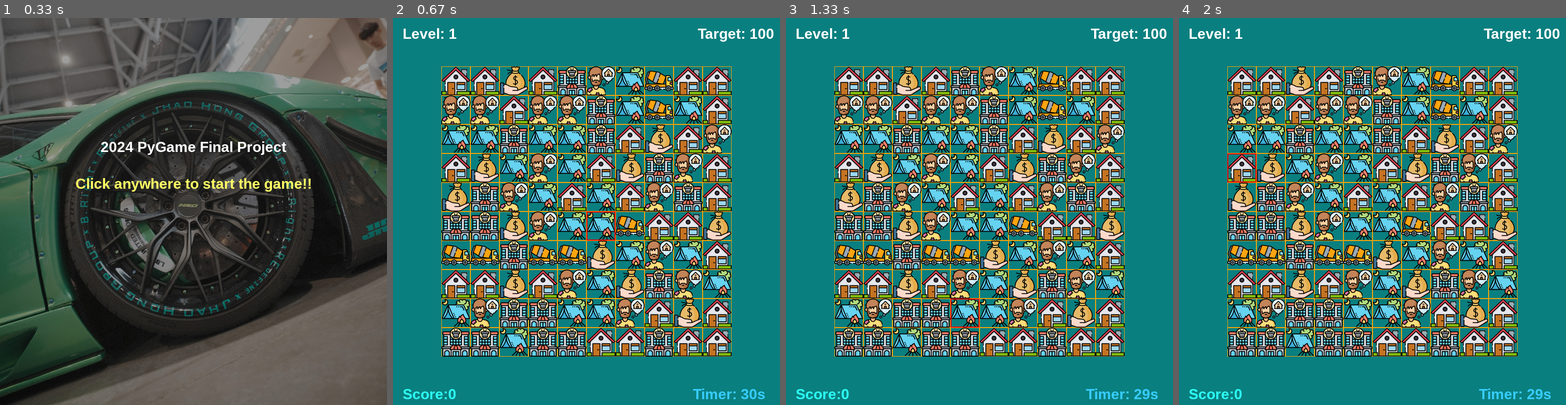
Above: before the commit, frames 1-4 (left to right).
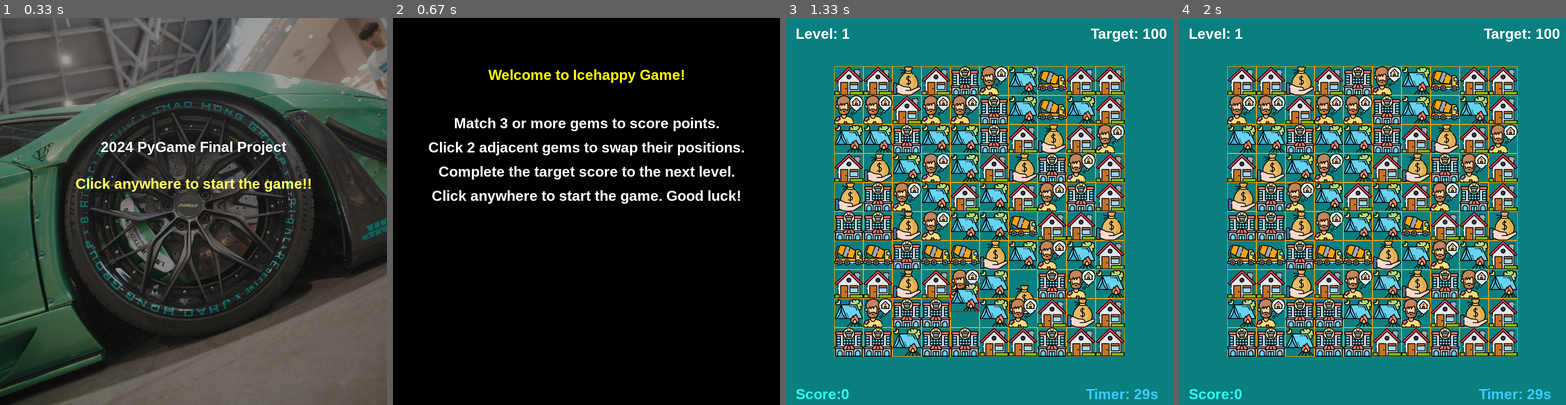
Above: after the commit, the same moments.

Repository: fp91321/pygame_final
Game: pygame game, started from py-xxl/py_xxl.py
Two runs of this game, one before a commit and one after it. Both use one fixed random seed, a clock stepped at 60 frames per second and the inputs below.
Inputs (mouse positions are in pixels of both pictures, inside the frame that each line leads up to):
- Up to frame 1 (0.33 s): no input
- Up to frame 2 (0.67 s): click (586, 211) at 0.38 s
- Up to frame 3 (1.33 s): click (1018, 296) at 0.72 s; press the mouse at (1018, 296) at 1.03 s; move the mouse to (987, 304) at 1.13 s; release the mouse at (960, 312) at 1.27 s
- Up to frame 4 (2 s): press the mouse at (1411, 296) at 1.37 s; move the mouse to (1326, 292) at 1.47 s; release the mouse at (1244, 288) at 1.6 s; press the mouse at (1271, 285) at 1.7 s; move the mouse to (1260, 223) at 1.8 s; release the mouse at (1248, 161) at 1.93 s

Frame 1 is identical in both runs. In frame 2, 91% of the frame differs, in the area x 0-100%, y 0-100%; in frame 3, 1.0%; in frame 4, less than 0.1%.

Commit message:
add  tutorial

Diff:
--- a/py-xxl/py_xxl.py
+++ b/py-xxl/py_xxl.py
@@ -63,10 +63,39 @@
 		self.level = 1
 		self.target_score = 100  # 初始目標分數，隨關卡調整
 		self.reset()
+		self.show_tutorial = True  # 新增屬性，判斷是否顯示教學畫面
 		#加載音效
 		self.match3_sound = pygame.mixer.Sound(os.path.join(ROOTDIR, 'resources/sounds/match3.mp3'))
 		self.match4_sound = pygame.mixer.Sound(os.path.join(ROOTDIR, 'resources/sounds/match4.mp3'))
 		self.match5_sound = pygame.mixer.Sound(os.path.join(ROOTDIR, 'resources/sounds/match5.mp3'))
+	def showTutorial(self):
+		# 教學內容
+		self.screen.fill((0, 0, 0))
+		title_text = self.font.render("Welcome to Icehappy Game!", True, (255, 255, 0))
+		self.screen.blit(title_text, (WIDTH // 2 - title_text.get_width() // 2, 100))
+
+		instruction_lines = [
+			"Match 3 or more gems to score points.",
+			"Click 2 adjacent gems to swap their positions.",
+			"Complete the target score to the next level.",
+			"Click anywhere to start the game. Good luck!"
+		]
+
+		for i, line in enumerate(instruction_lines):
+			instruction_text = self.font.render(line, True, (255, 255, 255))
+			self.screen.blit(instruction_text, (WIDTH // 2 - instruction_text.get_width() // 2, 200 + i * 50))
+
+		pygame.display.update()
+
+		# 等待玩家按下任意鍵
+		while True:
+			for event in pygame.event.get():
+				if event.type == pygame.QUIT:
+					pygame.quit()
+					sys.exit()
+				elif event.type == pygame.MOUSEBUTTONDOWN:
+					self.show_tutorial = False
+					return
 	#設置當前關卡的目標分數和遊戲參數。
 	def setLevel(self, level):
 		self.level = level
@@ -88,6 +117,10 @@
 		add_score = 0
 
 		time_pre = int(time.time())
+		# 顯示教學畫面
+		if self.show_tutorial:
+			self.showTutorial()
+
 		# 游戏主循环
 		while True:
 			for event in pygame.event.get():
